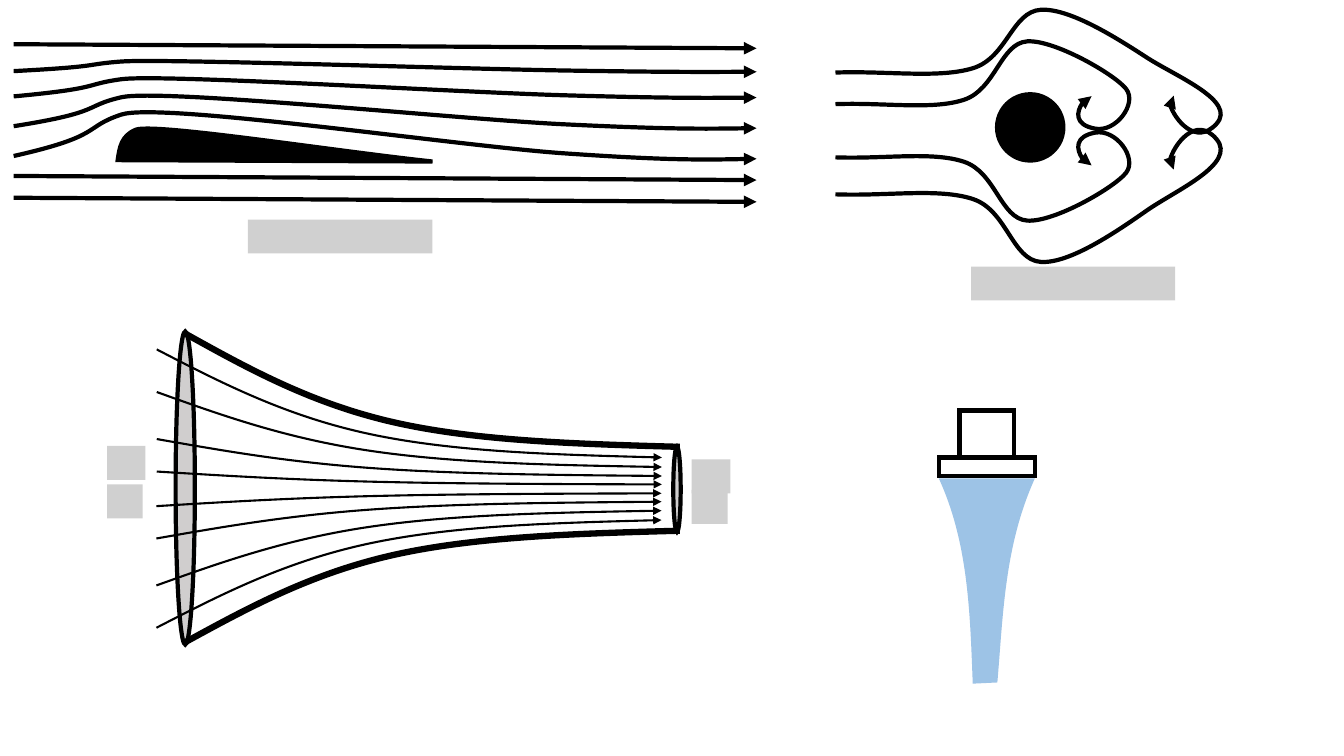
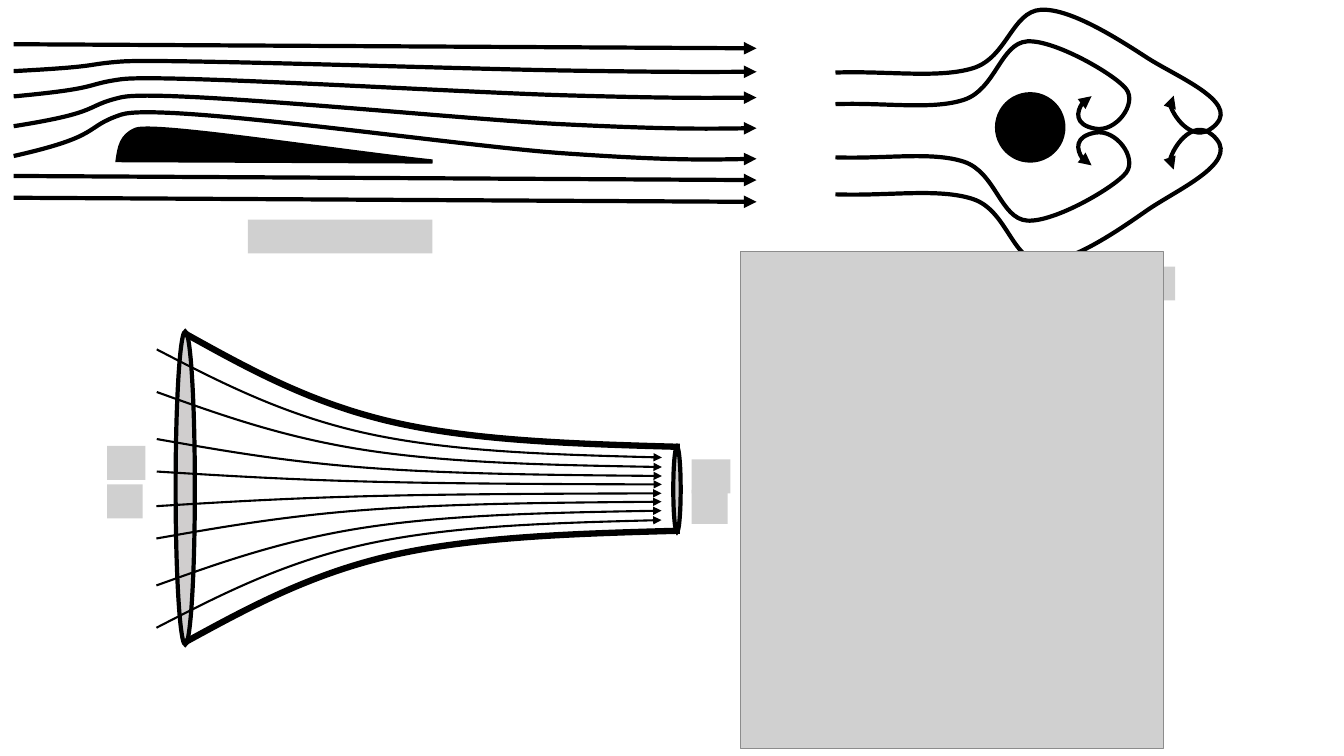
Before and after one commit to OSTP/PhysicsArtofModelling, a slide deck: slide 7 of tex/figures/FluidMechanics/Figures.pptx. Drawn at 1344x756 pixels with LibreOffice and Linux fonts; fonts in the diff are those of the drawing; grey boxes stand for pictures. Boxes give left, top, right and bottom in pixels: in the first picture for what was removed or moved away, otherwise in the second. Text is boxed around its words. In the diff, an @@ line names an element or a change of style, - is before the commit and + after.

```diff
--- a/tex/figures/FluidMechanics/Figures.pptx
+++ b/tex/figures/FluidMechanics/Figures.pptx
@@ picture added at (x1=741, y1=251, x2=1164, y2=748) @@
@@ rectangle removed at (x1=960, y1=410, x2=1014, y2=458) @@
@@ rectangle removed at (x1=939, y1=458, x2=1034, y2=476) @@
@@ freeform shape removed at (x1=939, y1=479, x2=1034, y2=685) @@
```
Also in this commit, not shown: 3 other slides changed, 2 slides added, 2 slides removed, 3 other files.
